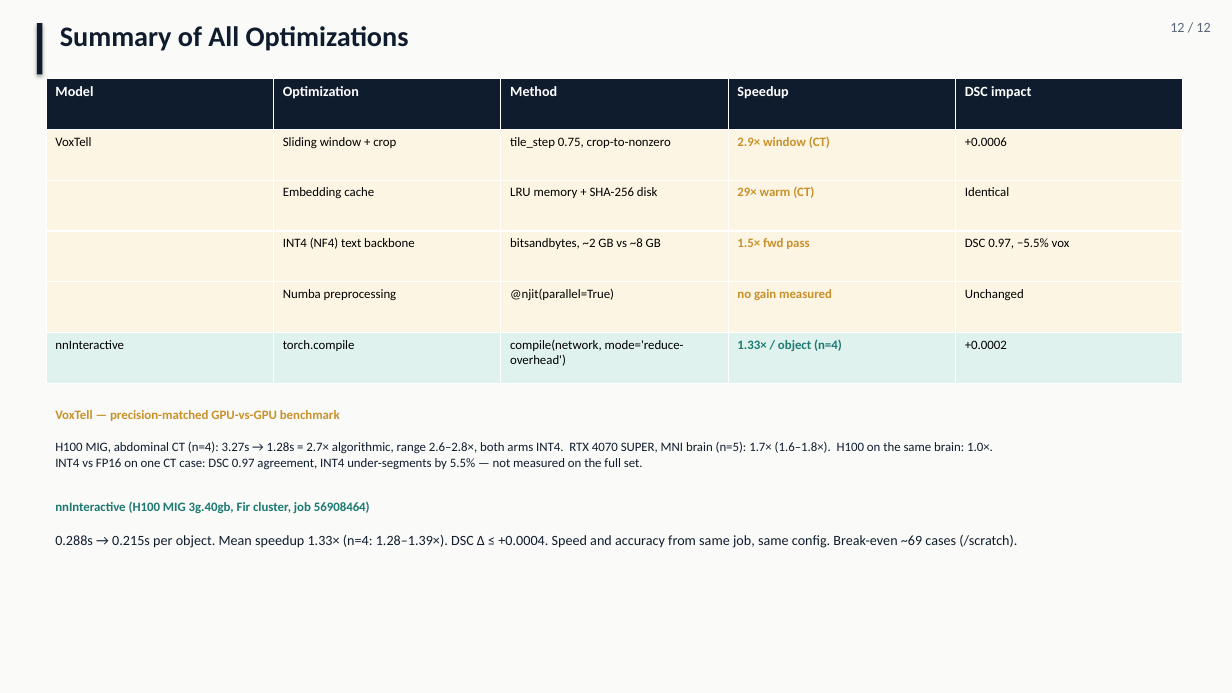
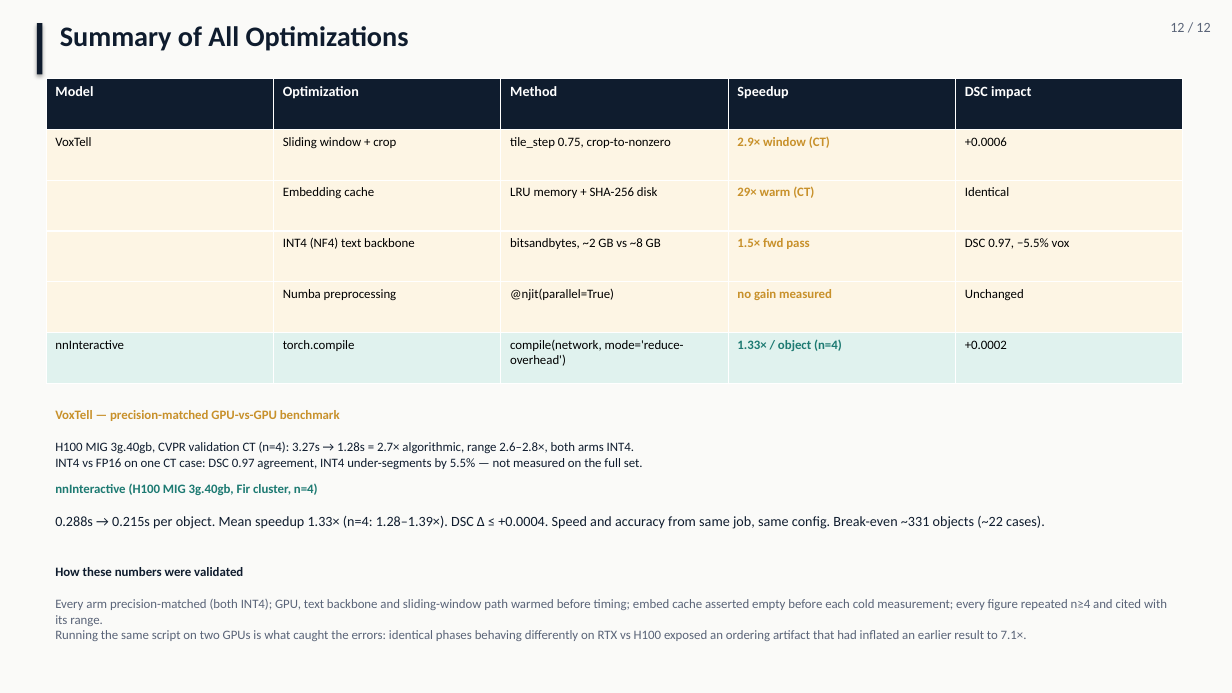
Before and after one commit to pentaexe/VoxTell-main, a slide deck: slide 12 of slides.pptx. Drawn at 1232x693 pixels with LibreOffice and Linux fonts; fonts in the diff are those of the drawing. Boxes give left, top, right and bottom in pixels: in the first picture for what was removed or moved away, otherwise in the second. Text is boxed around its words. In the diff, an @@ line names an element or a change of style, - is before the commit and + after.

```diff
--- a/slides.pptx
+++ b/slides.pptx
@@ text at [55,442,643,470]: text changed @@
-H100 MIG, abdominal CT (n=4): 3.27s → 1.28s = 2.7× algorithmic, range 2.6–2.8×, both arms INT4. RTX 4070 SUPER, MNI brain (n=5): 1.7× (1.6–1.8×). H100 on the same brain: 1.0×.
-INT4 vs FP16 on one CT case: DSC 0.97 agreement, INT4 under-segments by 5.5% — not measured on the full set.
+H100 MIG 3g.40gb, CVPR validation CT (n=4): 3.27s → 1.28s = 2.7× algorithmic, range 2.6–2.8×, both arms INT4.
+INT4 vs FP16 on one CT case: DSC 0.97 agreement, INT4 under-segments by 5.5% — not measured on the full set.
@@ text at [55,483,318,495]: text changed @@
-nnInteractive (H100 MIG 3g.40gb, Fir cluster, job 56908464)
+nnInteractive (H100 MIG 3g.40gb, Fir cluster, n=4)
@@ text at [55,516,1045,529]: text changed @@
-0.288s → 0.215s per object. Mean speedup 1.33× (n=4: 1.28–1.39×). DSC Δ ≤ +0.0004. Speed and accuracy from same job, same config. Break-even ~69 cases (/scratch).
+0.288s → 0.215s per object. Mean speedup 1.33× (n=4: 1.28–1.39×). DSC Δ ≤ +0.0004. Speed and accuracy from same job, same config. Break-even ~331 objects (~22 cases).
@@ text added at [55,567,243,576], 10 pt, text #0F1C2E, bold @@
+How these numbers were validated
@@ text added at [55,599,1167,641], 10 pt, text #5A6478 @@
+Every arm precision-matched (both INT4); GPU, text backbone and sliding-window path warmed before timing; embed cache asserted empty before each cold measurement; every figure repeated n≥4 and cited with its range.
+Running the same script on two GPUs is what caught the errors: identical phases behaving differently on RTX vs H100 exposed an ordering artifact that had inflated an earlier result to 7.1×.
```
Also in this commit, not shown: 2 other slides changed, 1 other file.
